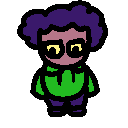
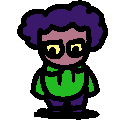
Comparing the layer stacks of the two w=128, h=128 images. Changes:
painted on "Layer" over [34, 108, 100, 120]
